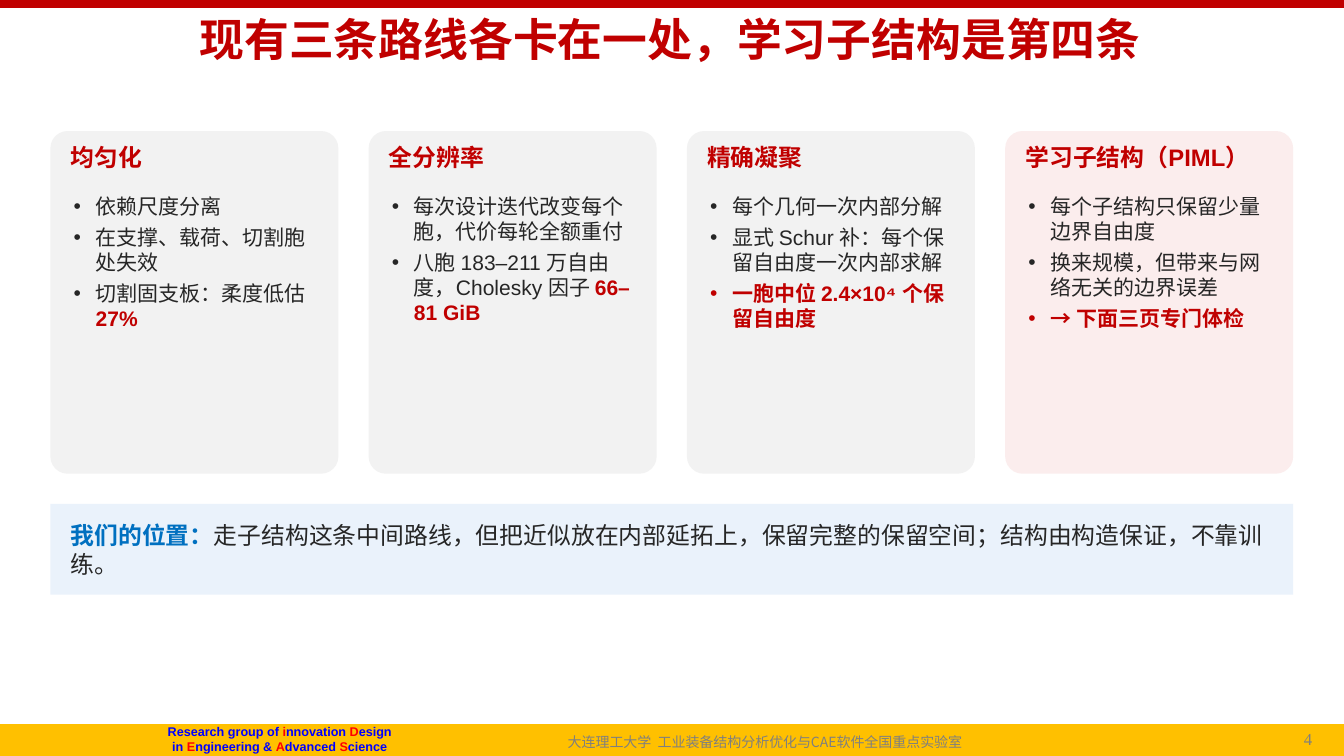
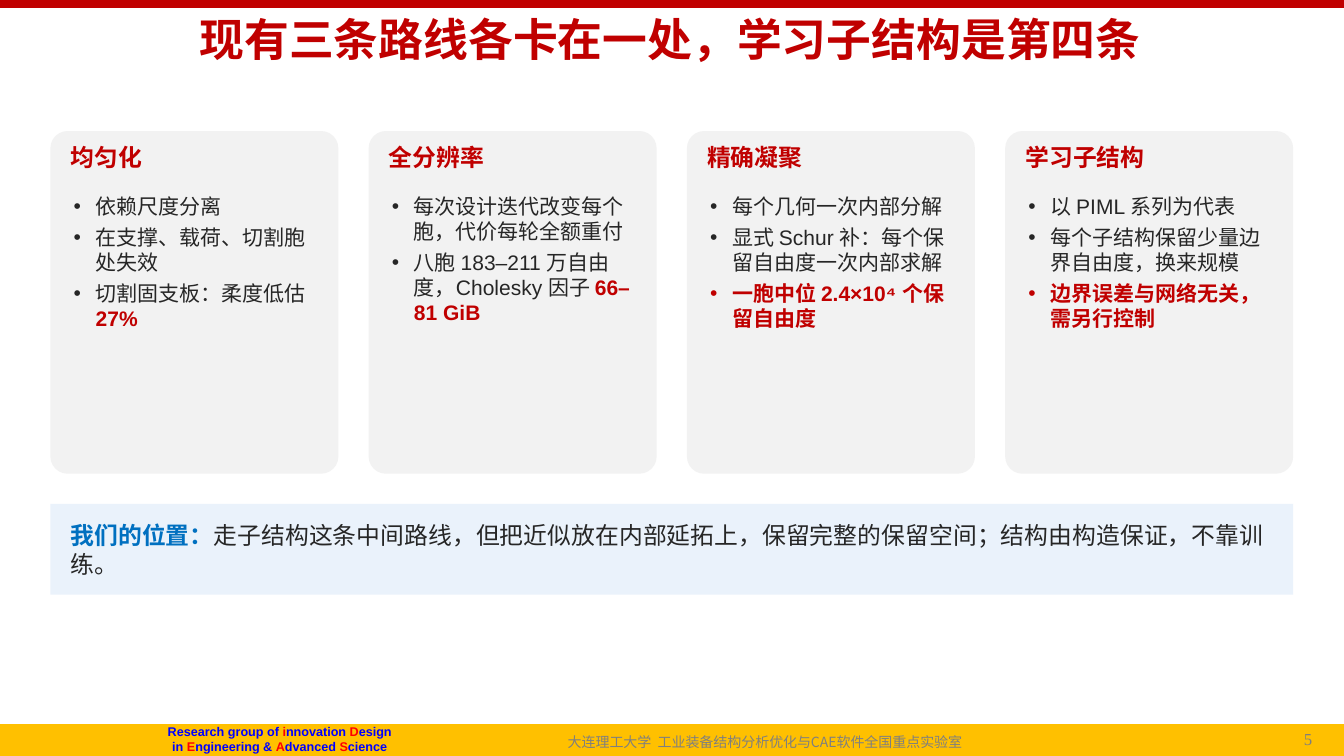
Before and after one commit to fanzhirui1004-source/curly-octo-goggles, a slide deck: slide 5 of docs/followup/talk/P1_NICE_导师汇报_20261003.pptx (slide 4 before the commit). Drawn at 1344x756 pixels with LibreOffice and Linux fonts; fonts in the diff are those of the drawing; background and template pictures are left out. Boxes give left, top, right and bottom in pixels: in the first picture for what was removed or moved away, otherwise in the second. Text is boxed around its words. In the diff, an @@ line names an element or a change of style, - is before the commit and + after.

```diff
--- a/docs/followup/talk/P1_NICE_导师汇报_20261003.pptx
+++ b/docs/followup/talk/P1_NICE_导师汇报_20261003.pptx
@@ rounded rectangle at [1005,131,1294,474]: fill #FBEDED to #F2F2F2 @@
@@ text at [1025,145,1144,168]: text changed @@
-学习子结构（PIML）
+学习子结构
@@ text at [1051,196,1261,328]: text changed @@
-• 每个子结构只保留少量边界自由度
-• 换来规模，但带来与网络无关的边界误差
-• → 下面三页专门体检
+• 以 PIML 系列为代表
+• 每个子结构保留少量边界自由度，换来规模
+• 边界误差与网络无关，需另行控制
@@ page number at [1299,734,1334,745]: text changed @@
-4/30
+5/43
@@ page number at [1304,734,1312,745]: text changed @@
-4
+5
```
Also in this commit, not shown: 7 other slides changed, 20 slides added, 7 slides removed, 2 other files.
